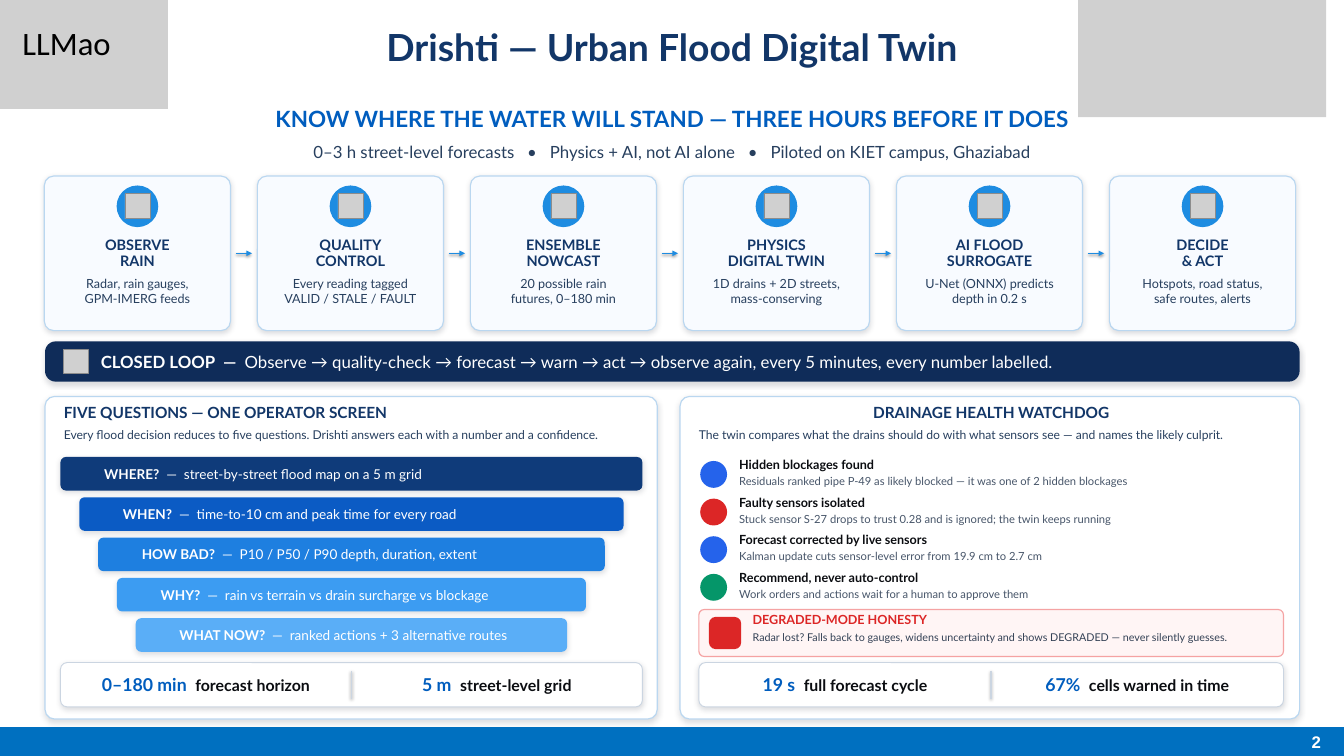
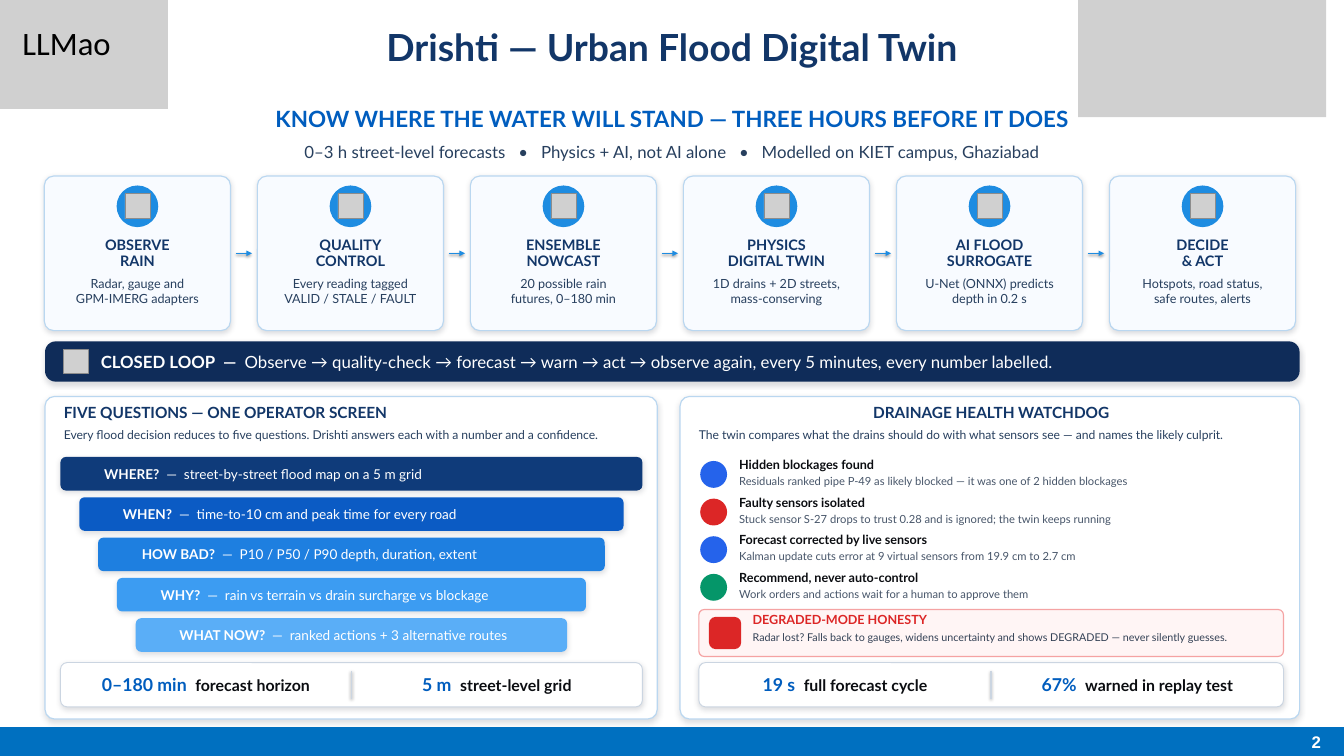
Before and after one commit to arpitpandey0307/Drishti, a slide deck: slide 2 of ppt/Drishti_SIH26085.pptx. Drawn at 1344x756 pixels with LibreOffice and Linux fonts; fonts in the diff are those of the drawing; grey boxes stand for pictures; background and template pictures are left out. Boxes give left, top, right and bottom in pixels: in the first picture for what was removed or moved away, otherwise in the second. Text is boxed around its words. In the diff, an @@ line names an element or a change of style, - is before the commit and + after.

```diff
--- a/ppt/Drishti_SIH26085.pptx
+++ b/ppt/Drishti_SIH26085.pptx
@@ text at (304, 145, 1039, 161): text changed @@
-0–3 h street-level forecasts • Physics + AI, not AI alone • Piloted on KIET campus, Ghaziabad
+0–3 h street-level forecasts • Physics + AI, not AI alone • Modelled on KIET campus, Ghaziabad
@@ text at (76, 278, 199, 305): text changed @@
-Radar, rain gauges,
-GPM-IMERG feeds
+Radar, gauge and
+GPM-IMERG adapters
@@ text at (739, 552, 1076, 562): text changed @@
-Kalman update cuts sensor-level error from 19.9 cm to 2.7 cm
+Kalman update cuts error at 9 virtual sensors from 19.9 cm to 2.7 cm
@@ text at (1042, 678, 1233, 694): text changed @@
-67% cells warned in time
+67% warned in replay test
```
Also in this commit, not shown: 4 other slides changed, 4 other files.
